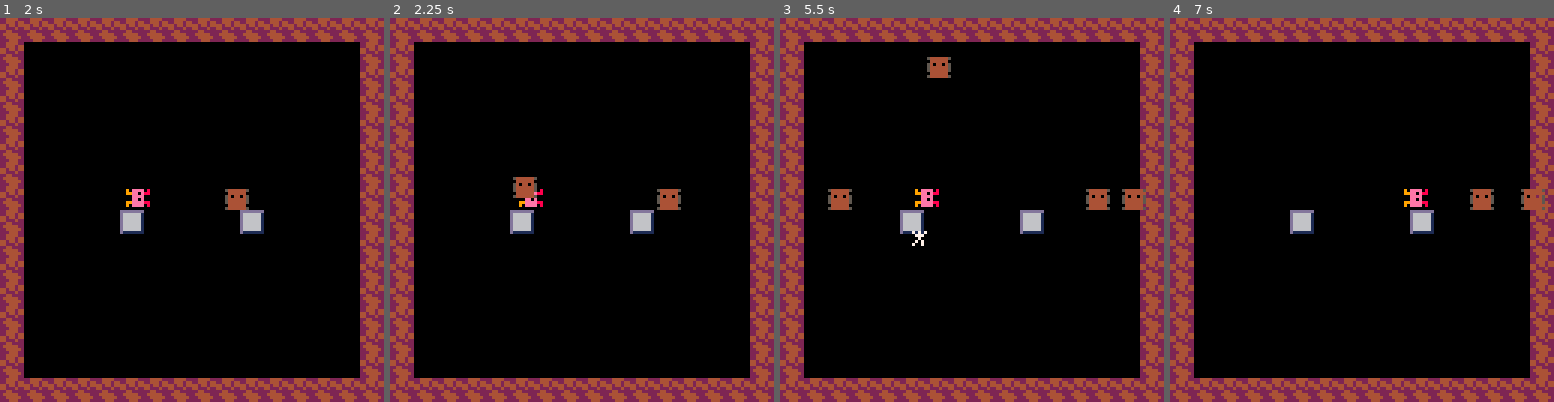
Above: before the commit, frames 1-4 (left to right).
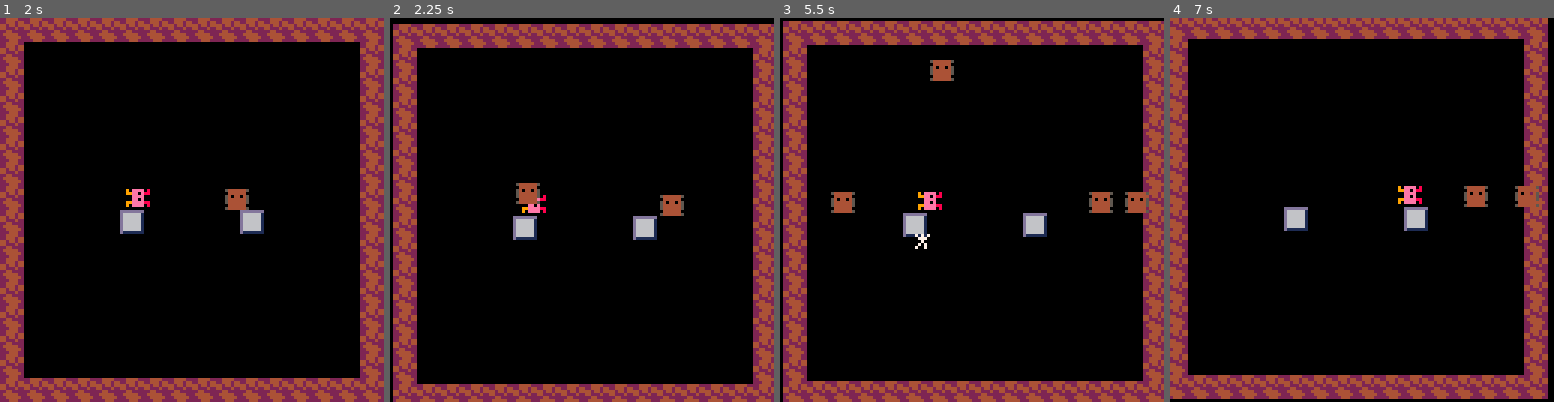
Above: after the commit, the same moments.

Repository: Jebuu/LD40
Game: PICO-8 cartridge ld40.p8
Two runs of this game, one before a commit and one after it. Both use one fixed random seed, a clock stepped at 60 frames per second and the inputs below.
Inputs:
- Up to frame 1 (2 s): tap X (X key) at 0.33, 1.07, 1.85 s; tap O (Z key) at 0.7, 1.7 s; hold Right from 1.6 s (still down)
- Up to frame 2 (2.25 s): release Right at 2.1 s; tap O (Z key) at 2.1 s; hold Up from 2.15 s (still down)
- Up to frame 3 (5.5 s): release Up at 2.42 s; hold Right 2.47-3.03 s; tap O (Z key) every 0.4 s from 2.5 to 5.3 s; tap X (X key) at 2.97, 4.08, 5.2 s; hold Left 3.08-3.58 s; hold Down 3.63-3.97 s; hold Right 4.02-4.68 s; hold Up 4.73-5.03 s; hold Left from 5.08 s (still down)
- Up to frame 4 (7 s): release Left at 5.68 s; tap O (Z key) every 0.4 s from 5.7 to 6.9 s; hold Down 5.73-6.03 s; hold Right 6.08-6.58 s; tap X (X key) at 6.32 s; hold Right from 6.63 s (still down)

Frame 1 is identical in both runs. In frame 2, 17% of the frame differs, in the area x 0-100%, y 0-100%; in frame 3, 13%; in frame 4, 15%.

Commit message:
Antto shakes the screen.

Diff:
--- a/ld40.p8
+++ b/ld40.p8
@@ -3,6 +3,11 @@
 __lua__
 
 music(0)
+-- globals
+camposx = 0
+camposy = 0
+camoffsetx = 0
+camoffsety = 0
 lx = 40 -- left position x
 ly = 56 -- left position y
 rx = 80 -- right position x
@@ -16,7 +21,7 @@
     max_actors = 128
     juice_count = 0
     bullet_speed = 2
-
+    shaker = {}
 end
 
 function title_init()
@@ -82,6 +87,8 @@
     elseif ( btnp( 2 ) ) then
         make_actor(3, player.x, player.y, 0, -1)
     end
+
+    camera_position()
 end
 
 function _draw()
@@ -102,6 +109,7 @@
     spr( player.sprite, player.x, player.y )
     map( 0, 0, 0, 0 )
     actor_draw()
+    camera( flr(camposx + camoffsetx), flr(camposy + camoffsety) )
 end
 
 function move_actor()
@@ -164,6 +172,7 @@
         targety = ly
     end
     player.sprite = 17
+    create_screenshaker( 0, 5 )
     switch_state ( 1 )
 end
 
@@ -184,6 +193,46 @@
 function switch_state( s )
     player.state = s
     player.stimer = 0
+end
+
+function camera_position()
+    camoffsetx = 0
+    camoffsety = 0
+    foreach (shaker, update_screenshaker)
+end
+
+function create_screenshaker(duration, pow)
+    foreach (shaker, del_screenshaker)
+    local s = {}
+    s.powx = rnd(pow * 2) - pow
+    s.powy = rnd(pow * 2) - pow
+    s.t = duration + 5
+    add(shaker, s)
+    return s
+end
+
+function update_screenshaker(sp)
+    if (sp.t < 0) then
+        del_screenshaker(sh)
+        return
+    end
+
+    if(sp.t < 5) then
+        sp.powx = (sp.powx * 0.5) - sp.powx
+        sp.powy = (sp.powy * 0.5) - sp.powy
+    else
+        sp.powx = sp.powx * -1
+        sp.powy = sp.powy * -1
+    end
+    camoffsetx = camoffsetx + sp.powx
+    camoffsety = camoffsety + sp.powy
+    sp.t = sp.t - 1
+end
+
+function del_screenshaker(sh)
+    del( shaker, sh )
+    camoffsetx = 0
+    camoffsety = 0
 end
 
 __gfx__
